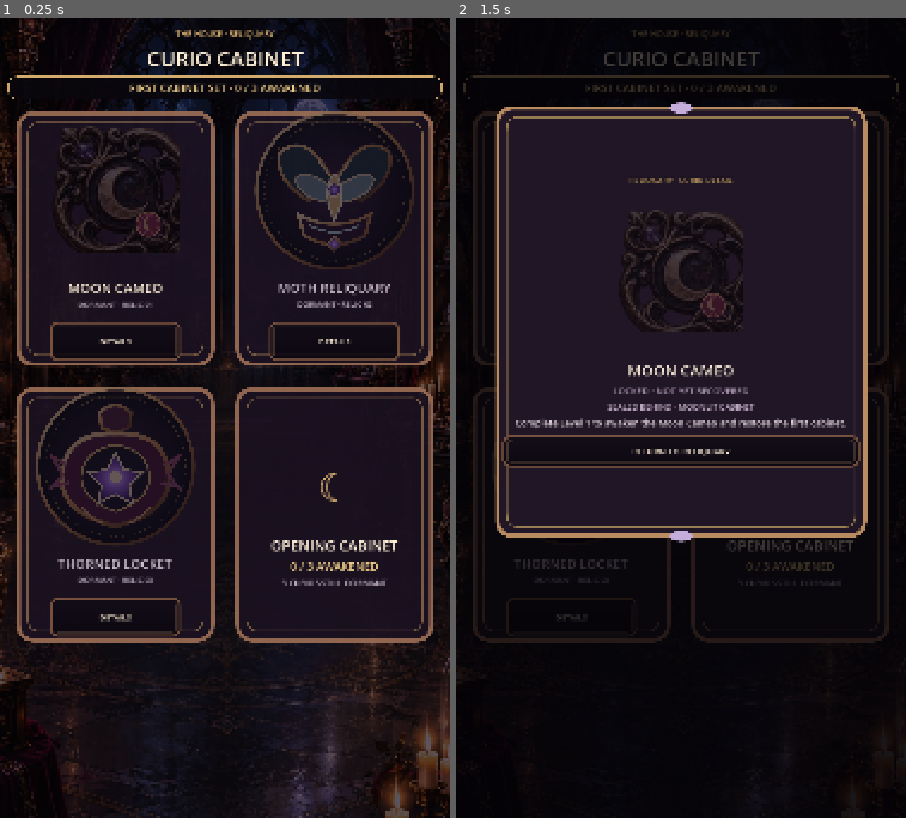
Above: before the commit, frames 1-2 (left to right).
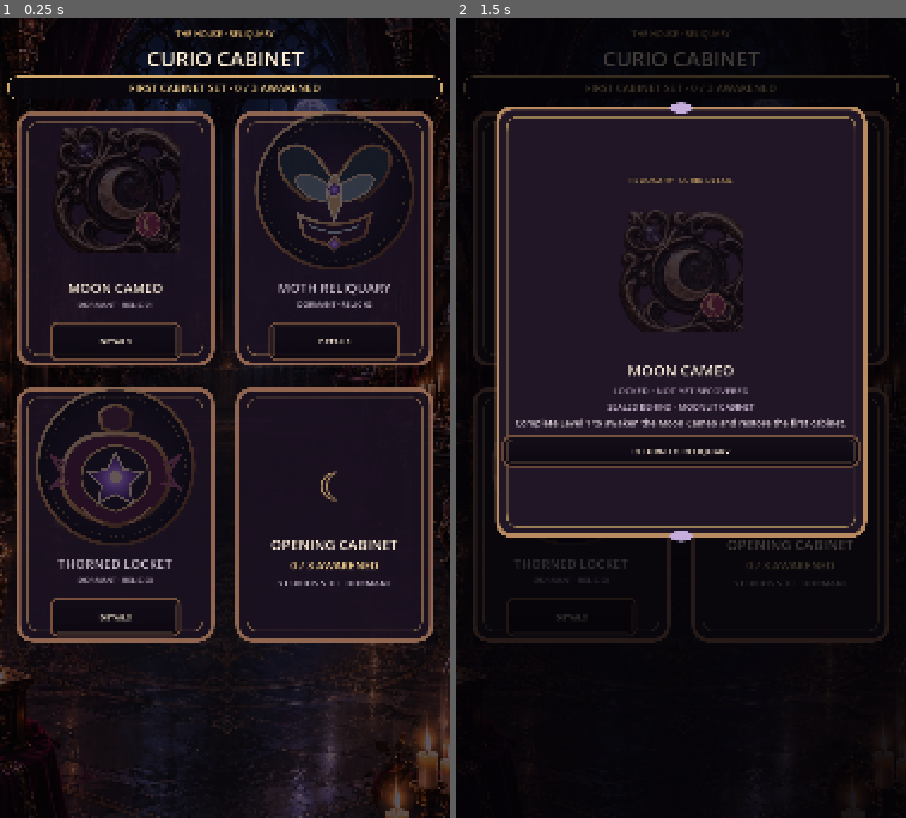
Above: after the commit, the same moments.

Repository: Jay-prodesign/akilta-match3
Game: Godot game, scene res://src/ui/collection/curio_collection.tscn
The game is run twice, just before and just after one commit, with the same random seed, the same clock (stepped at 60 frames per second) and the same inputs. This scene is started directly instead of the project's main scene.
Inputs:
- Up to frame 1 (0.25 s): no input
- Up to frame 2 (1.5 s): click "DETAILS" at 0.5 s; click "DETAILS" at 1.25 s

The runs differ from the first frame. In frame 1, 0.4% of the frame differs, in the area x 60-89%, y 56-71%; in frame 2, less than 0.1%.

Commit message:
Raise Reliquary set-summary readability at target resolution

Diff:
--- a/src/ui/collection/curio_collection.tscn
+++ b/src/ui/collection/curio_collection.tscn
@@ -464,8 +464,8 @@
 [node name="Copy" type="Label" parent="Layout/Cards/SetSummary/Content"]
 layout_mode = 2
 theme_override_colors/font_color = Color(0.82, 0.76, 0.84, 1)
-theme_override_font_sizes/font_size = 20
-text = "Three Curios complete the first House cabinet."
+theme_override_font_sizes/font_size = 22
+text = "3 CURIOS STILL DORMANT"
 horizontal_alignment = 1
 autowrap_mode = 2
 
